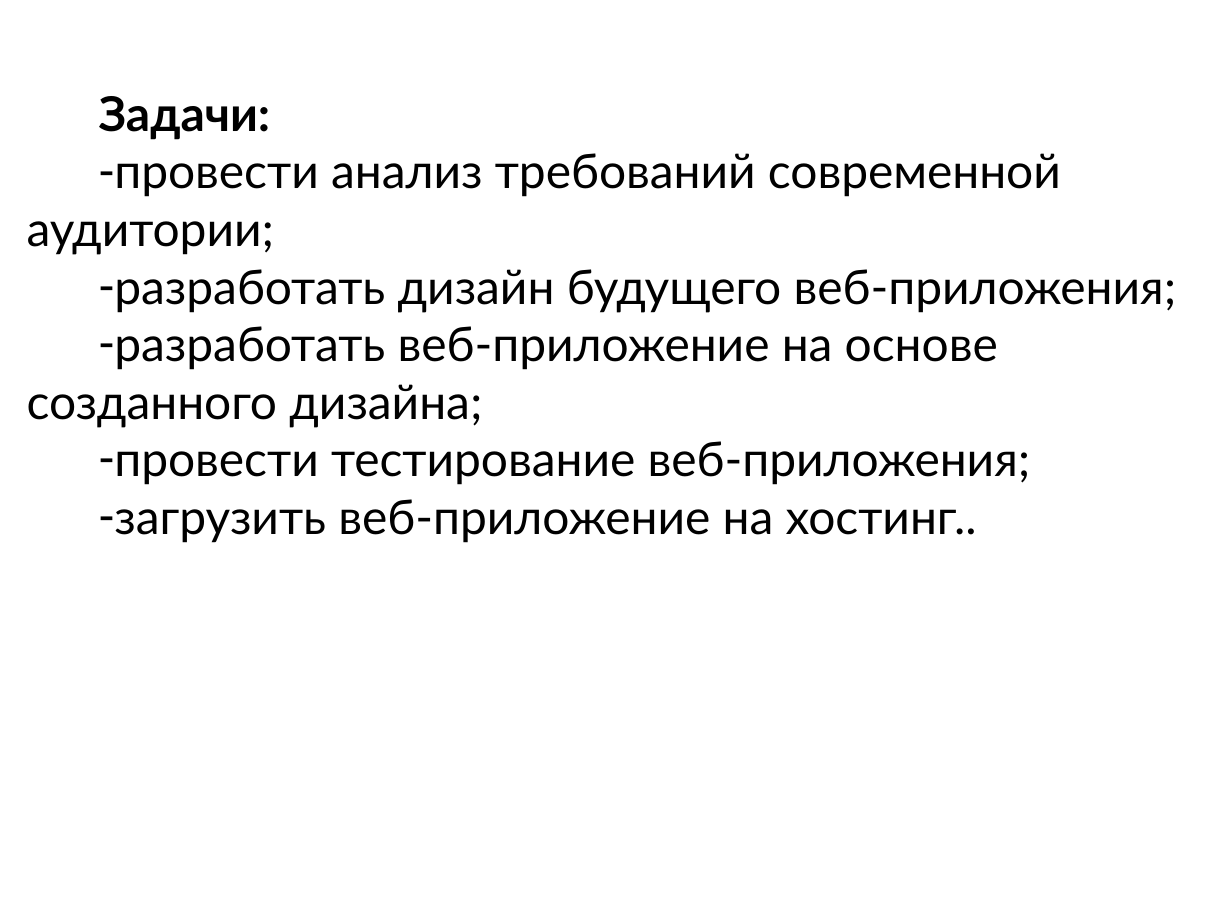
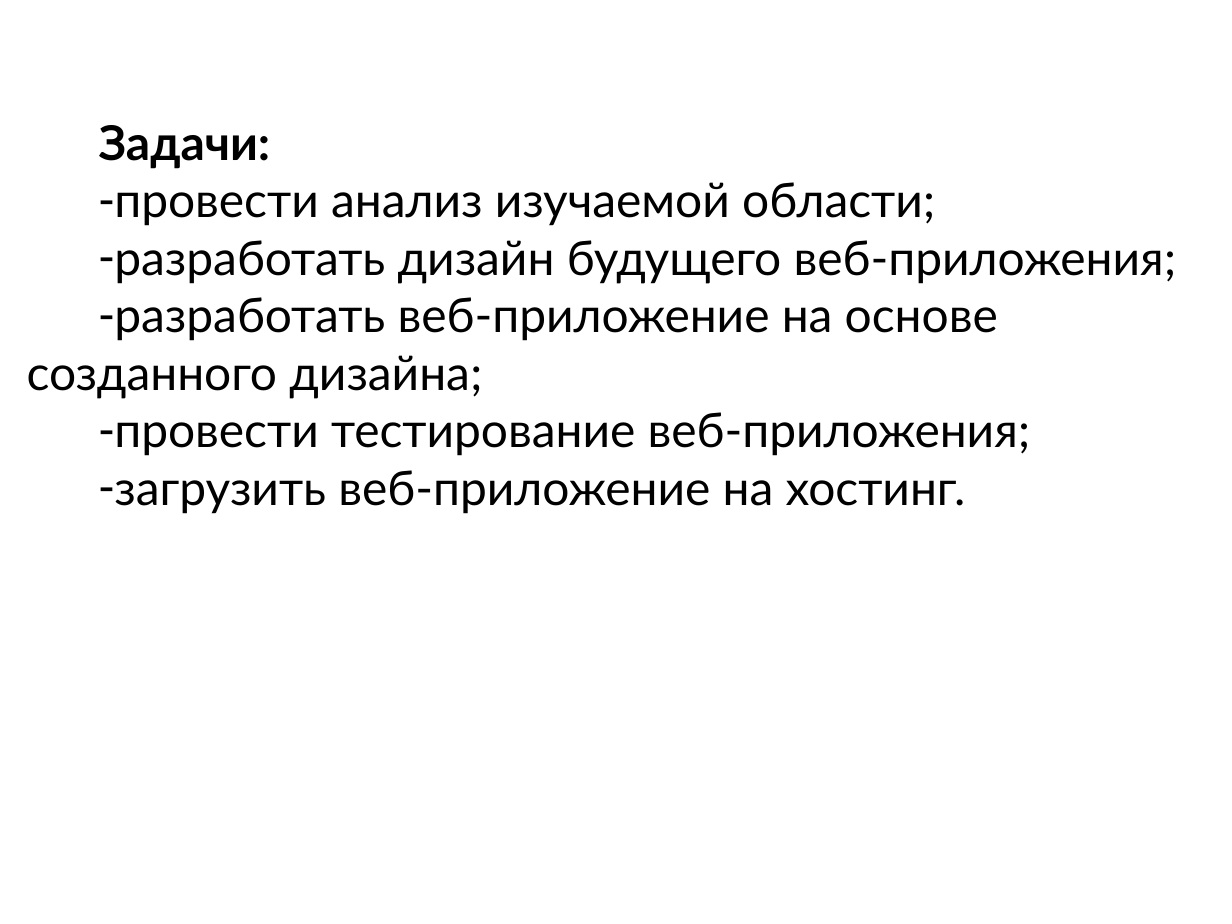
Before and after one commit to Bra45f/blog-ob-elcrecity, a slide deck: slide 4 of Doc3/Защита_презентация.pptx. Drawn at 1232x924 pixels with LibreOffice and Linux fonts; fonts in the diff are those of the drawing. Boxes give left, top, right and bottom in pixels: in the first picture for what was removed or moved away, otherwise in the second. Text is boxed around its words. In the diff, an @@ line names an element or a change of style, - is before the commit and + after.

```diff
--- a/Doc3/Защита_презентация.pptx
+++ b/Doc3/Защита_презентация.pptx
@@ text at (x1=114, y1=182, x2=935, y2=226): text changed @@
-– провести анализ требований современной аудитории;
+– провести анализ изучаемой области;
@@ text at (x1=114, y1=470, x2=966, y2=514): text changed @@
-– загрузить веб-приложение на хостинг..
+– загрузить веб-приложение на хостинг.
```
Also in this commit, not shown: 3 other slides changed, 4 other files.
